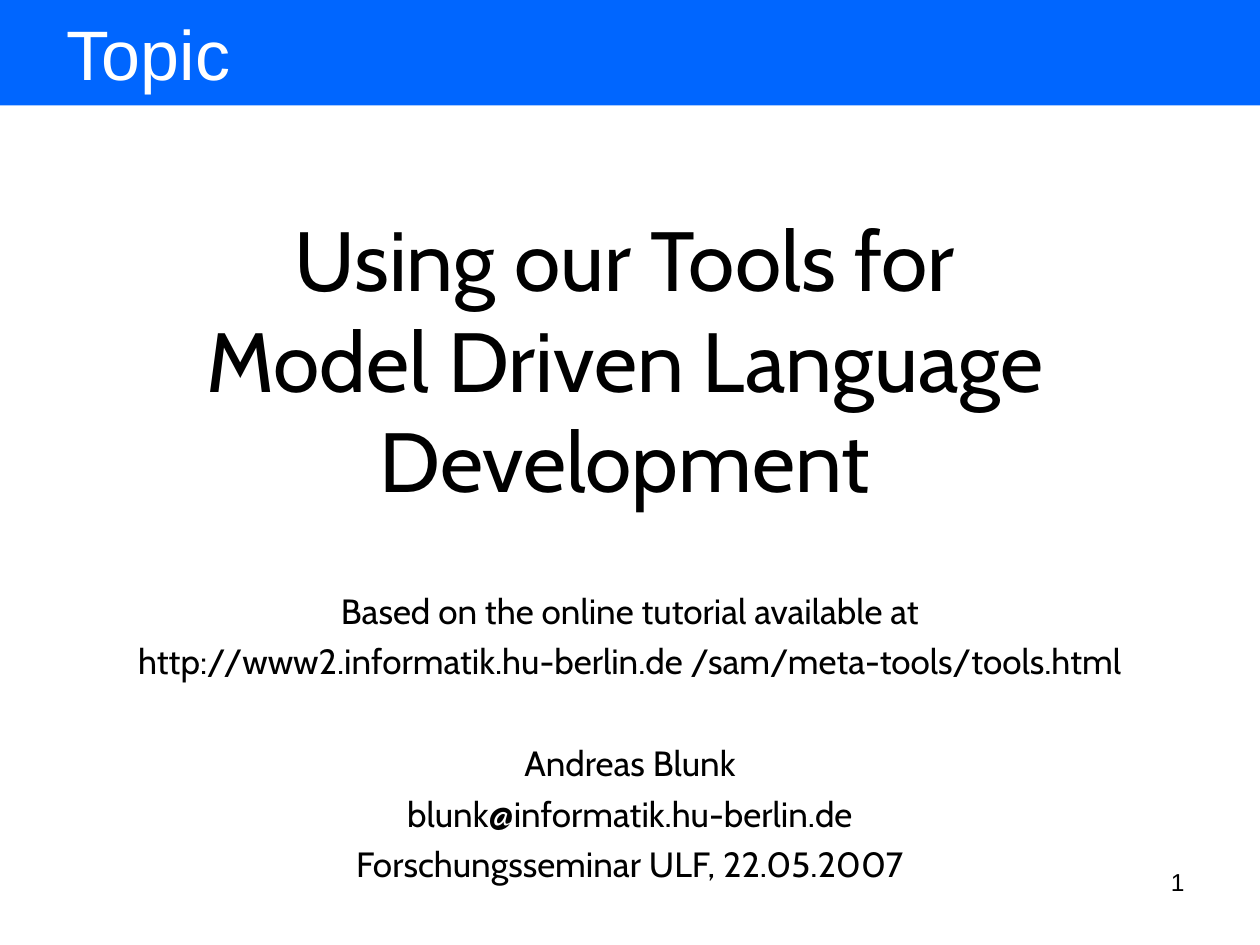
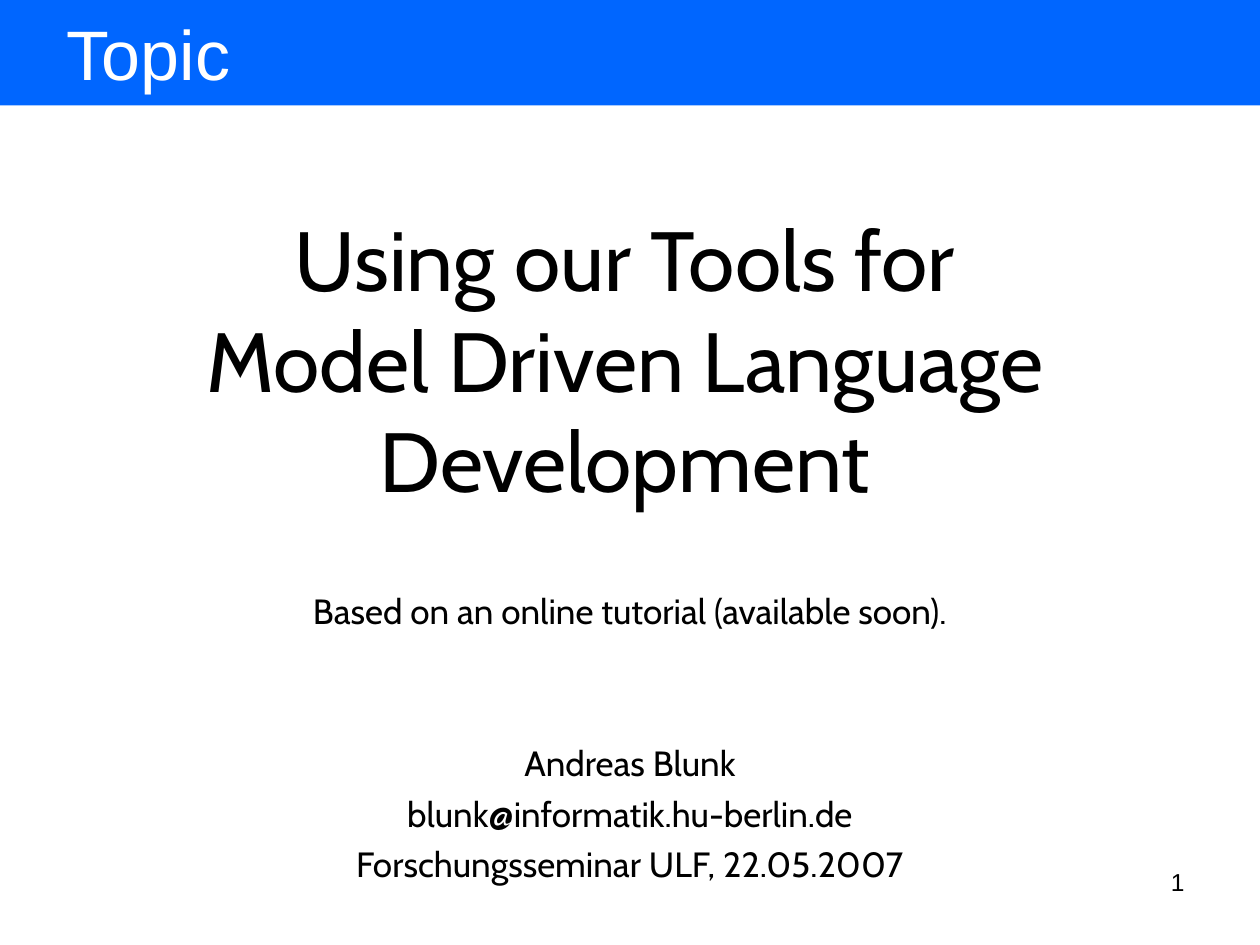
Before and after one commit to BackupTheBerlios/amof2-svn, a slide deck: slide 1 of trunk/hub.sam.stateautomaton/resources/presentation/using our tools for model driven language development.ppt. Drawn at 1260x945 pixels with LibreOffice and Linux fonts; fonts in the diff are those of the drawing. Boxes give left, top, right and bottom in pixels: in the first picture for what was removed or moved away, otherwise in the second. Text is boxed around its words. In the diff, an @@ line names an element or a change of style, - is before the commit and + after.

Commit message:
partial tutorial update.

```diff
--- a/trunk/hub.sam.stateautomaton/resources/presentation/using our tools for model driven language development.ppt
+++ b/trunk/hub.sam.stateautomaton/resources/presentation/using our tools for model driven language development.ppt
@@ text at (313,597,946,629): text changed @@
-Based on the online tutorial available at
-http://www2.informatik.hu-berlin.de /sam/meta-tools/tools.html
+Based on an online tutorial (available soon).
```
Also in this commit, not shown: 14 other slides changed, 2 slides added, 4 slides removed, 19 other files.
